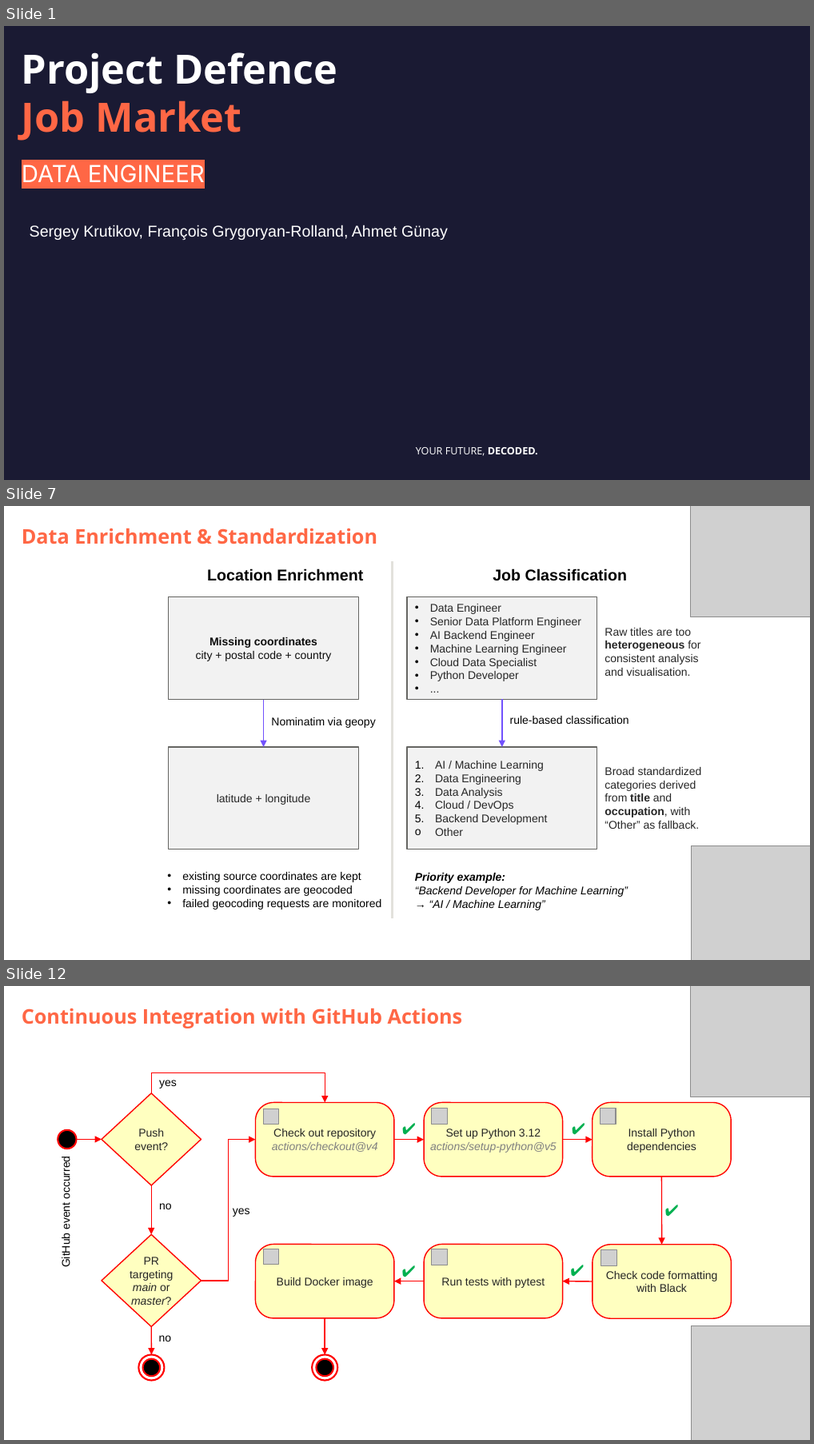
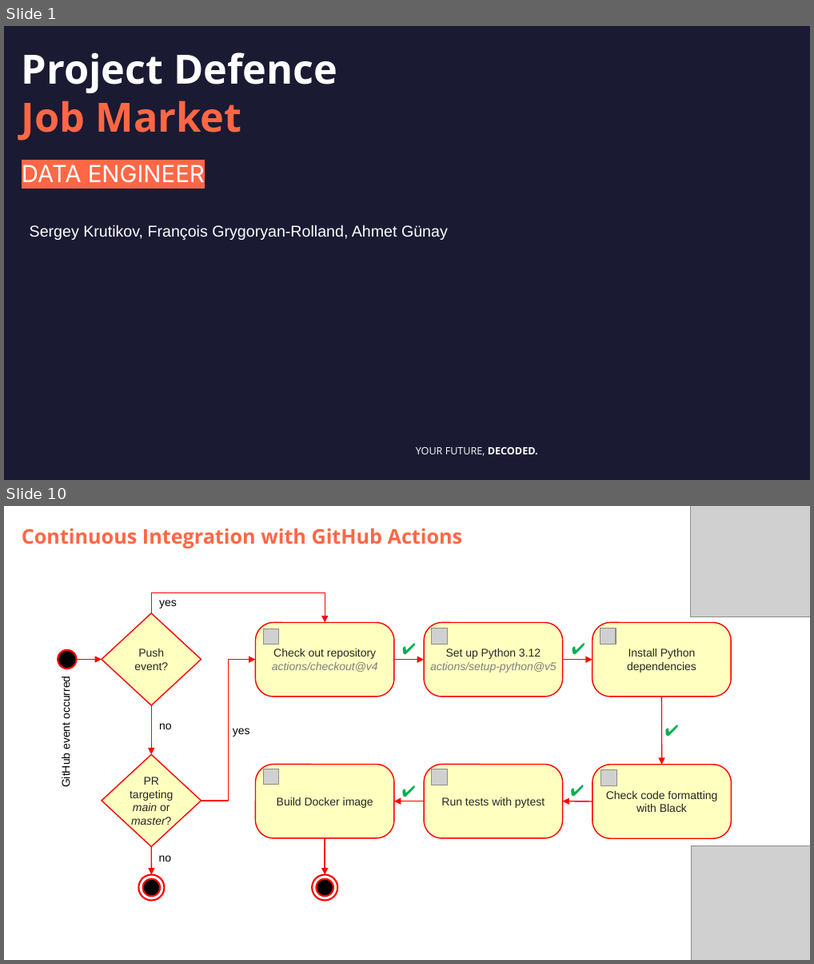
Before and after one commit to DataScientest-Studio/jun26bde-job-market, a slide deck: docs/defence/Defence.pptx. Shown one above the other, each under a label of ours: slides 1, 7 and 12 before the commit, slides 1 and 10 after it; the slides between them are not shown. The pictures are 814x1444 and 814x964 pixels, drawn with LibreOffice and Linux fonts; fonts in the diff are those of the drawing; grey boxes stand for pictures; background and template pictures are left out. Boxes give left, top, right and bottom in pixels: in the first picture for what was removed or moved away, otherwise in the second. Text is boxed around its words. In the diff, an @@ line names an element or a change of style, - is before the commit and + after.

```diff
--- a/docs/defence/Defence.pptx
+++ b/docs/defence/Defence.pptx
@@ slide 7 removed at <box>4,506,810,960</box>, background #FFFFFF @@
@@ subtitle removed at <box>22,528,378,544</box> @@
-Data Enrichment & Standardization
@@ picture removed at <box>691,506,810,617</box> @@
@@ text removed at <box>207,568,363,581</box> @@
-Location Enrichment
@@ line removed from (393, 562) to (393, 918) @@
@@ text removed at <box>493,568,628,581</box> @@
-Job Classification
@@ rectangle removed at <box>169,597,359,700</box> @@
-Missing coordinates
-city + postal code + country
@@ rectangle removed at <box>407,597,598,700</box> @@
-• Data Engineer
-• Senior Data Platform Engineer
-• AI Backend Engineer
-• Machine Learning Engineer
-• Cloud Data Specialist
-• Python Developer
-• ...
@@ text removed at <box>605,628,701,676</box> @@
-Raw titles are too heterogeneous for consistent analysis and visualisation.
@@ arrow removed from (264, 700) to (264, 747) @@
@@ text removed at <box>271,717,376,728</box> @@
-Nominatim via geopy
@@ arrow removed from (502, 700) to (502, 747) @@
@@ text removed at <box>510,716,630,724</box> @@
-rule-based classification
@@ rectangle removed at <box>169,747,359,849</box> @@
-latitude + longitude
@@ rectangle removed at <box>407,747,598,849</box> @@
-1. AI / Machine Learning
-2. Data Engineering
-3. Data Analysis
-4. Cloud / DevOps
-5. Backend Development
-o Other
@@ text removed at <box>605,767,702,828</box> @@
-Broad standardized categories derived from title and occupation, with “Other” as fallback.
@@ picture removed at <box>691,845,810,960</box> @@
@@ text removed at <box>182,872,382,909</box> @@
-• existing source coordinates are kept
-• missing coordinates are geocoded
-• failed geocoding requests are monitored
@@ text removed at <box>415,872,628,910</box> @@
-Priority example:
-“Backend Developer for Machine Learning” → “AI / Machine Learning”
@@ what was slide 12 is now slide 10 @@
```
Also in this commit, not shown: 9 slides changed, 5 slides added, 3 other slides removed, 2 other files.
